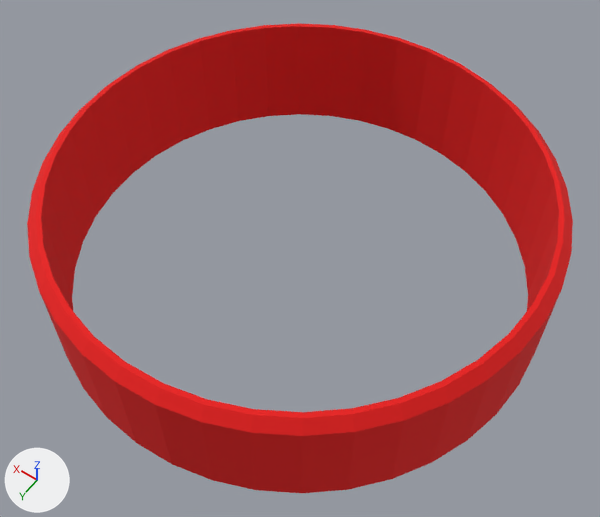
Renders of the COLLADA model jaco_description/meshes/jaco_large_ring_cover.min.dae from each side of a commit.
Camera for both pictures: a 50 mm camera at (-2.16, 3.03, 4.41) aimed at (-0.1, 0.14, -0.13). Lighting does not change. The marker at lower left points along +X, +Y and +Z. Where no turn or scale is listed for an object, it has been applied to the vertices.

Names of what the first picture shows: 'Group_1'.
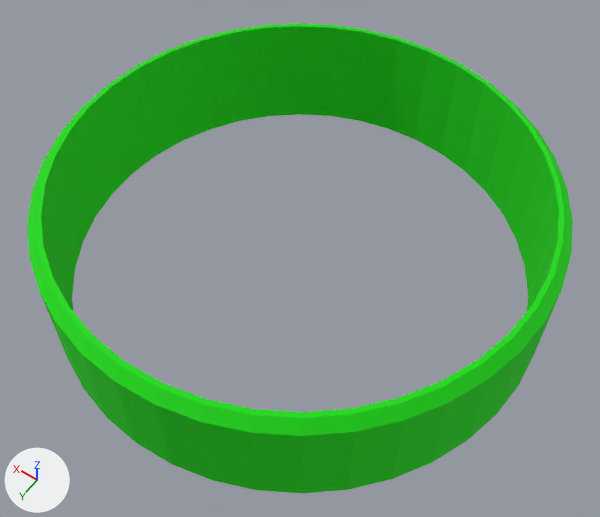
Boxes (x1, y1, x2, y2) around the edits, measured in the pictures (600 x 517 px):
'Group_1', surface changed (red to green)
    both: (27, 23, 573, 493)

Patch to the scene script:
```diff
--- a/jaco_description/meshes/jaco_large_ring_cover.min.dae.py
+++ b/jaco_description/meshes/jaco_large_ring_cover.min.dae.py
@@ img_gray_jpeg @@
+img_gray_jpeg = load_image('gray.jpeg', 'materials/gray.jpeg', 128, 128, 'sRGB')
@@ mat_gray @@
 mat_gray = principled_material('gray')
-mat_gray.texture = img_dark_gray_jpeg
+mat_gray.texture = img_gray_jpeg
 mat_gray.roughness = 0.9
```
